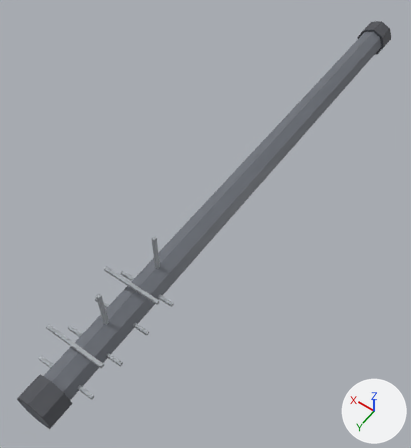
Before and after pictures for a commit that changed the glTF model assets/generated/items/pipe_nails_w0.glb.
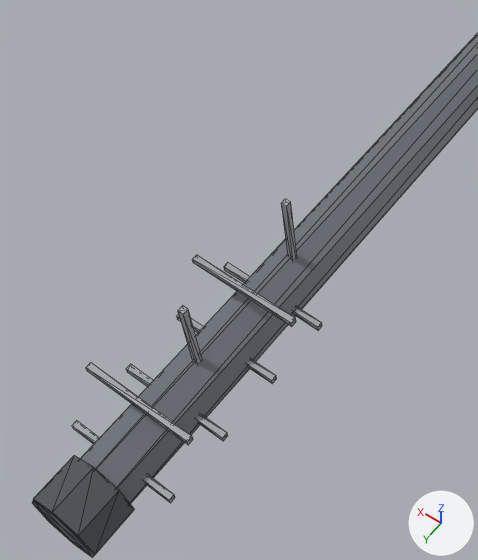
There are two pictures of each version: one whole from a 50 mm lens placed at (-0.257, 0.765, 0.566), pointed at (0.017, 0.382, -0.036), one close up on the part from 0% to 63% of the width and 29% to 96% of the height. The axes (+X, +Y, +Z) are drawn at lower right. The lights are the same throughout. The older version's two pictures come first. The close-ups show mesh edges as thin lines. Vertices at exactly the same position are counted once.

Names of what the first close-up shows: 'pipe_nails_w0'.
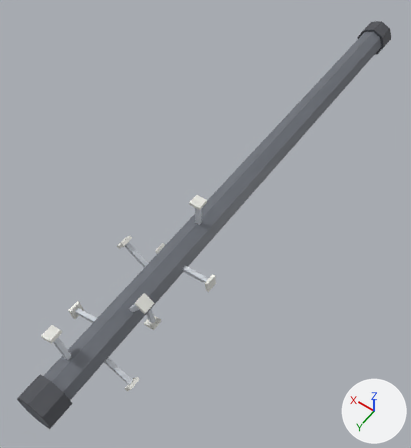
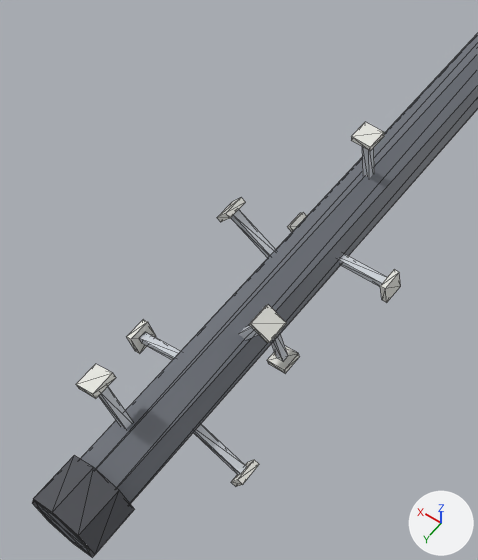
Location of each change, [x1, y1, x2, y2] in pixels of the close-ups (478 x 560 px; the box of a moved part takes in the faces that stretch with it):
part 1 of me_pipe_nails_w0, moved or reshaped: before [193, 255, 296, 327]; after [380, 270, 401, 303]
part 2 of me_pipe_nails_w0, added: after [351, 122, 384, 151]
part 3 of me_pipe_nails_w0, added: after [362, 147, 374, 178]
part 4 of me_pipe_nails_w0, deleted: before [72, 199, 322, 503]
part 5 of me_pipe_nails_w0, added: after [76, 197, 387, 487]

Diff of the bpy script that builds the scene:
```diff
--- a/assets/generated/items/pipe_nails_w0.glb.py
+++ b/assets/generated/items/pipe_nails_w0.glb.py
@@ me_pipe_nails_w0 @@
 # used by ob_pipe_nails_w0; location = (0.0, 0.0, 0.0)
-me_pipe_nails_w0.from_pydata(...)  # 112 vertices, 180 faces; spans x -0.038..0.038, y -0.1..0.7, z -0.024..0.075
+me_pipe_nails_w0.from_pydata(...)  # 192 vertices, 300 faces; spans x -0.059..0.059, y -0.1..0.7, z -0.059..0.059
+# me_pipe_nails_w0 part 1: the loose piece of 8 vertices spanning x -0.038..0.038, y 0.542..0.546, z 0.036..0.04 is scaled about its middle by (0.0531, 3.75, 3.74), then moved by (-0.057, -0.069, -0.033)
+# me_pipe_nails_w0 part 2: a new loose piece, a box spanning x -0.0075..0.0075, y 0.4125..0.4275, z 0.055..0.059, in mat_defaultmaterial
+# me_pipe_nails_w0 part 3: a new loose piece, a box spanning x -0.0027..0.0027, y 0.4172..0.4227, z 0.008..0.055, in mat_defaultmaterial
+# me_pipe_nails_w0 part 4: 7 loose pieces with 56 vertices, spanning x -0.038..0.038, y 0.498..0.656, z 0.0..0.075, are deleted
+# me_pipe_nails_w0 part 5
+# 60 vertices are added at x -0.056..0.059, y 0.44..0.637, z -0.059..0.058
+# 28 new vertices lie (0.0, 0.015, 0.0) away from vertices in x -0.056..0.059, y 0.44..0.632, z -0.059..0.058
+# 16 new vertices lie (0.0, 0.006, 0.0) away from vertices in x -0.055..0.054, y 0.472..0.637, z -0.055..0.053
+# 16 new vertices lie (0.0, 0.005, 0.0) away from vertices in x -0.05..0.045, y 0.445..0.61, z -0.042..0.048
+# 180 new faces join them
 me_pipe_nails_w0.materials.append(mat_defaultmaterial)
```
